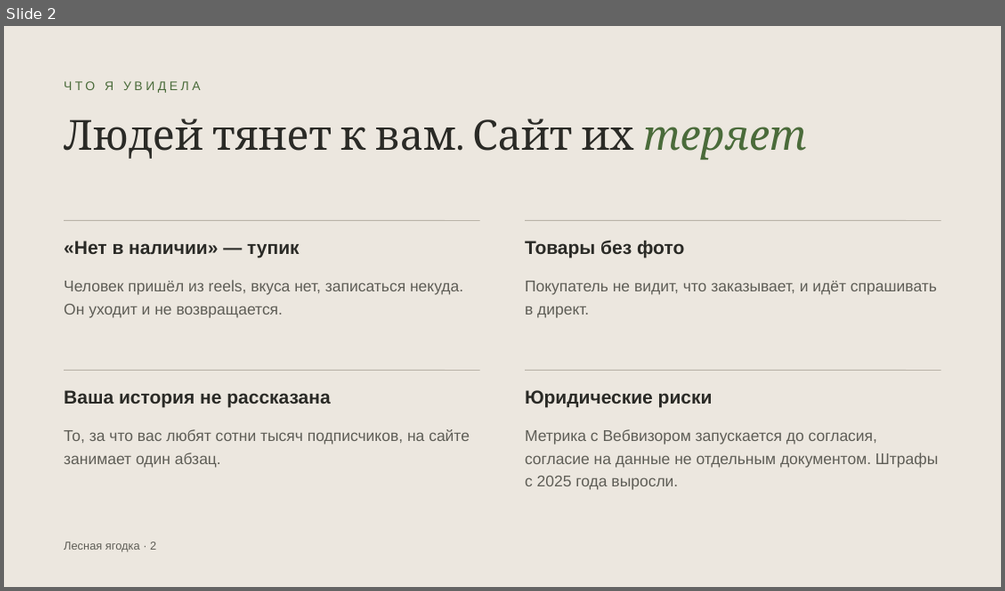
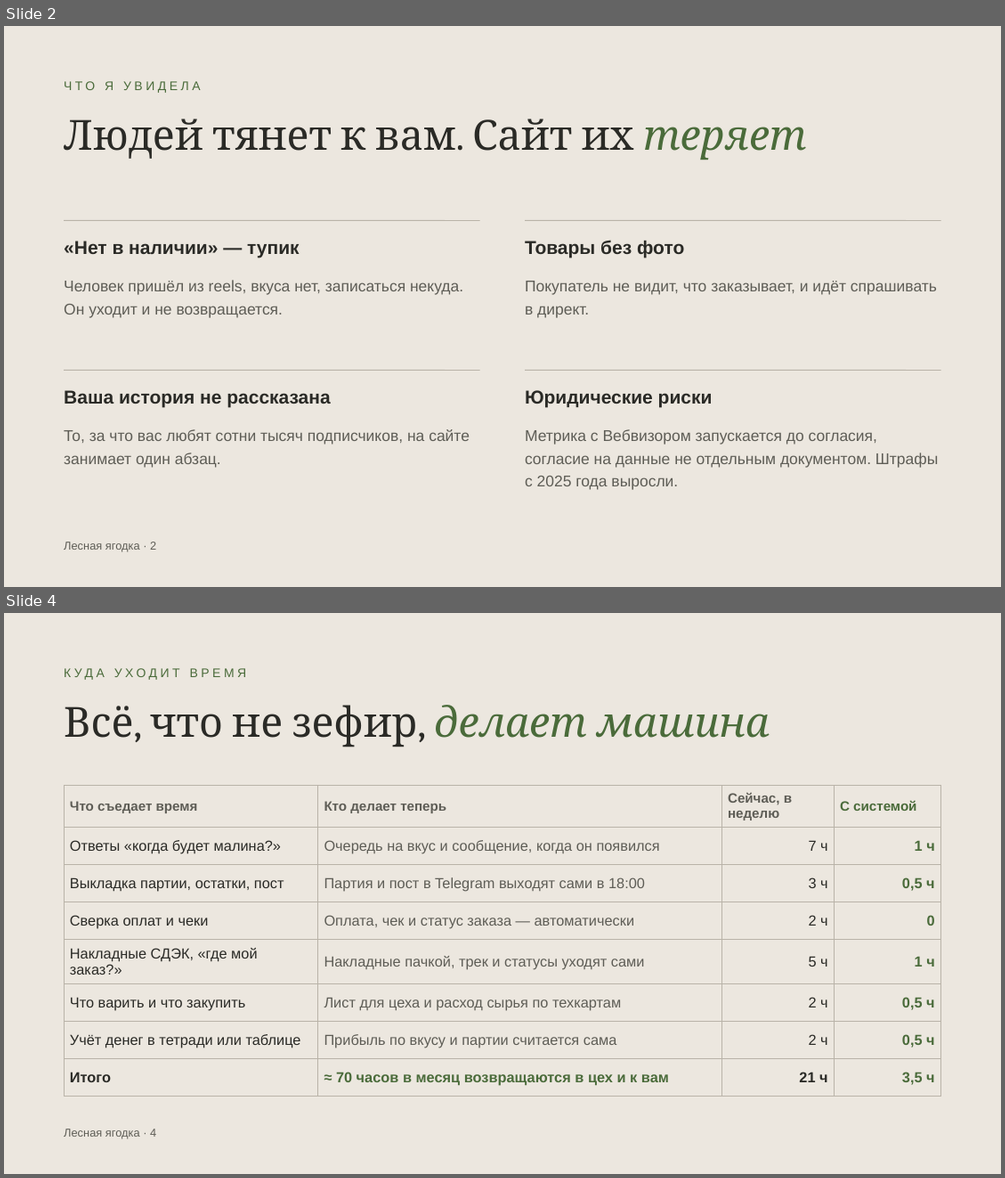
Before and after one commit to ellischment/svoya_ferma, a slide deck: docs/preview/lesnaya-yagodka-predlozhenie.pptx. Shown one above the other, each under a label of ours: slide 2 before the commit, slides 2 and 4 after it; the slides between them are not shown. The pictures are 1005x591 and 1005x1178 pixels, drawn with LibreOffice and Linux fonts; fonts in the diff are those of the drawing. Boxes give left, top, right and bottom in pixels: in the first picture for what was removed or moved away, otherwise in the second. Text is boxed around its words. In the diff, an @@ line names an element or a change of style, - is before the commit and + after.

```diff
--- a/docs/preview/lesnaya-yagodka-predlozhenie.pptx
+++ b/docs/preview/lesnaya-yagodka-predlozhenie.pptx
@@ slide 4 added at (x1=4, y1=613, x2=1001, y2=1174), background #ECE7DF @@
@@ text added at (x1=64, y1=668, x2=247, y2=680), 12 pt, text #4A6B3A @@
+КУДА УХОДИТ ВРЕМЯ
@@ text added at (x1=64, y1=705, x2=769, y2=747), 40 pt, text #2A2A26 @@
+Всё, что не зефир, делает машина
@@ table added at (x1=64, y1=785, x2=941, y2=1089), 8 rows, 4 columns @@
+Что съедает время | Кто делает теперь | Сейчас, в неделю | С системой
+Ответы «когда будет малина?» | Очередь на вкус и сообщение, когда он появился | 7 ч | 1 ч
+Выкладка партии, остатки, пост | Партия и пост в Telegram выходят сами в 18:00 | 3 ч | 0,5 ч
+Сверка оплат и чеки | Оплата, чек и статус заказа — автоматически | 2 ч | 0
+Накладные СДЭК, «где мой заказ?» | Накладные пачкой, трек и статусы уходят сами | 5 ч | 1 ч
+Что варить и что закупить | Лист для цеха и расход сырья по техкартам | 2 ч | 0,5 ч
+Учёт денег в тетради или таблице | Прибыль по вкусу и партии считается сама | 2 ч | 0,5 ч
+Итого | ≈ 70 часов в месяц возвращаются в цех и к вам | 21 ч | 3,5 ч
@@ text added at (x1=64, y1=1128, x2=156, y2=1139), 11 pt, text #5E5D56 @@
+Лесная ягодка · 4
```
Also in this commit, not shown: 2 slides changed, 2 other slides added, 3 slides removed.
